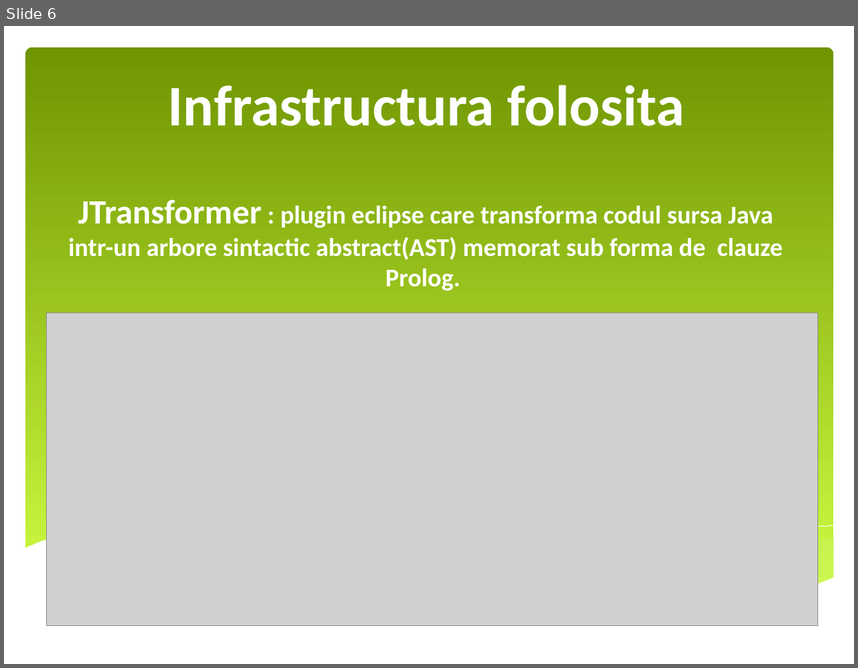
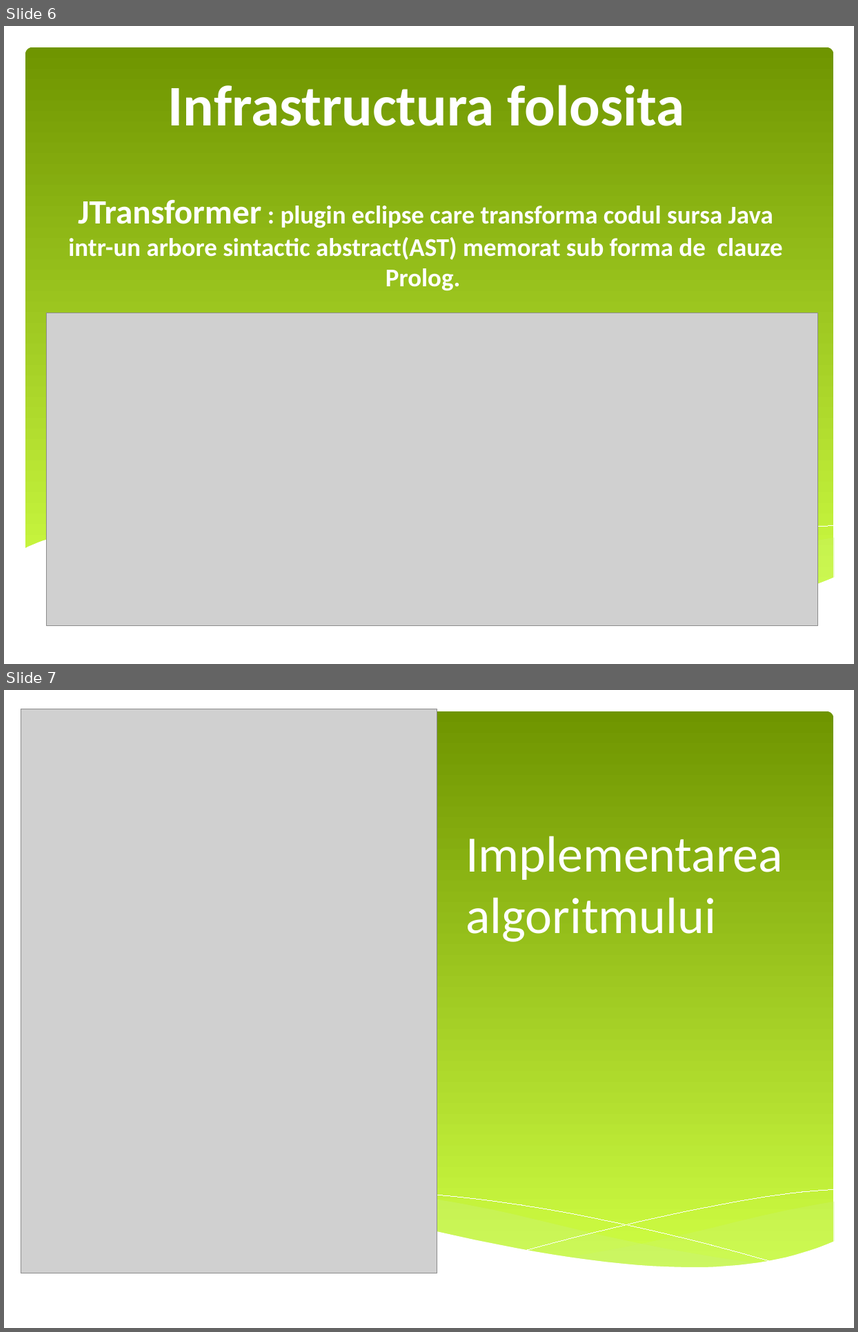
Before and after one commit to vladlep/licentavlad, a slide deck: doc/Prezentare licenta.pptx. Shown one above the other, each under a label of ours: slide 6 before the commit, slides 6 and 7 after it. The pictures are 858x668 and 858x1332 pixels, drawn with LibreOffice and Linux fonts; fonts in the diff are those of the drawing; grey boxes stand for pictures. Boxes give left, top, right and bottom in pixels: in the first picture for what was removed or moved away, otherwise in the second. Text is boxed around its words. In the diff, an @@ line names an element or a change of style, - is before the commit and + after.

```diff
--- a/doc/Prezentare licenta.pptx
+++ b/doc/Prezentare licenta.pptx
@@ slide 7 added at (4,690,854,1328), background #FFFFFF; not listed: 4 template elements that a slide beside it also shows @@
@@ picture added at (21,709,437,1273) @@
@@ title added at (466,836,783,942), 48 pt, text #FFFFFF @@
+Implementarea algoritmului
@@ freeform shape added at (248,1190,764,1268), fill #CAF278 at 40% opacity @@
@@ freeform shape added at (267,1190,776,1262), outline #FFFFFF 0 pt @@
```
Also in this commit, not shown: 7 slides changed, 1 other slide added, 3 slides removed.
